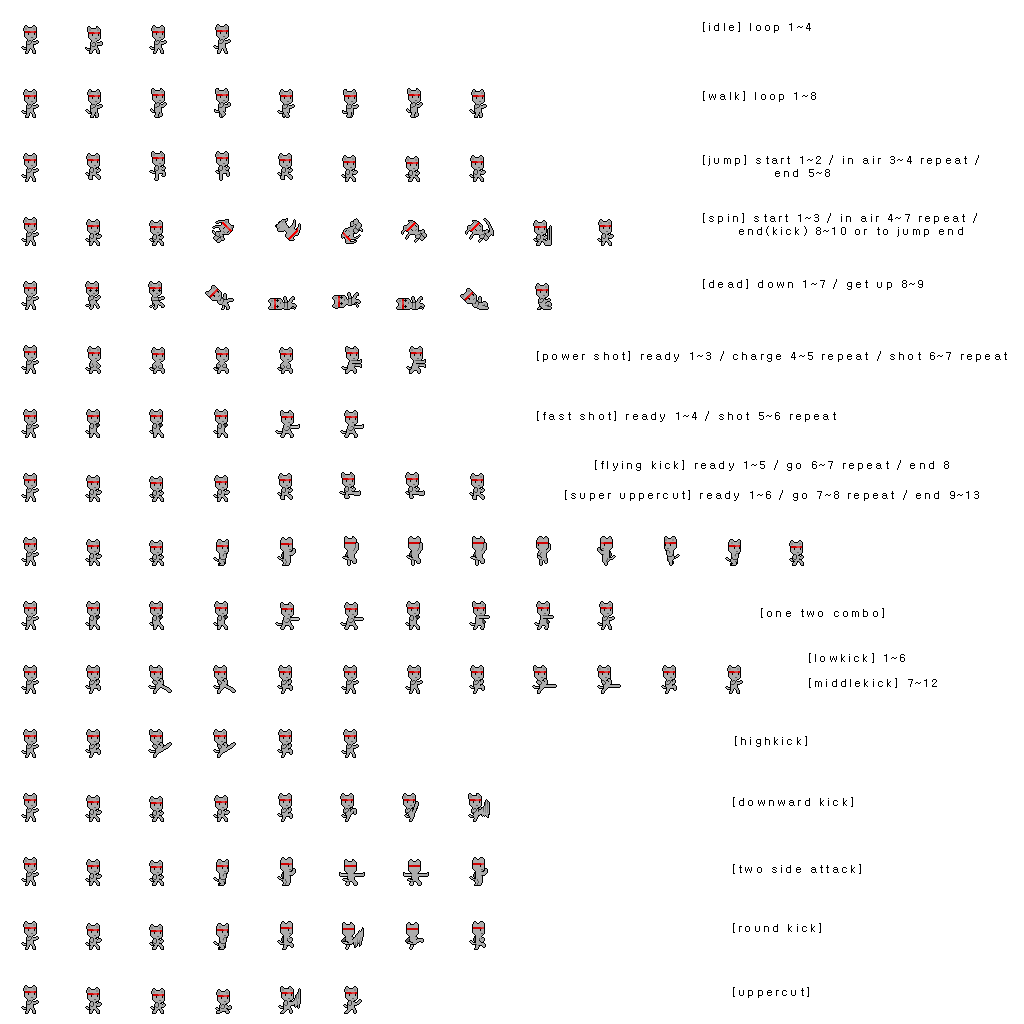
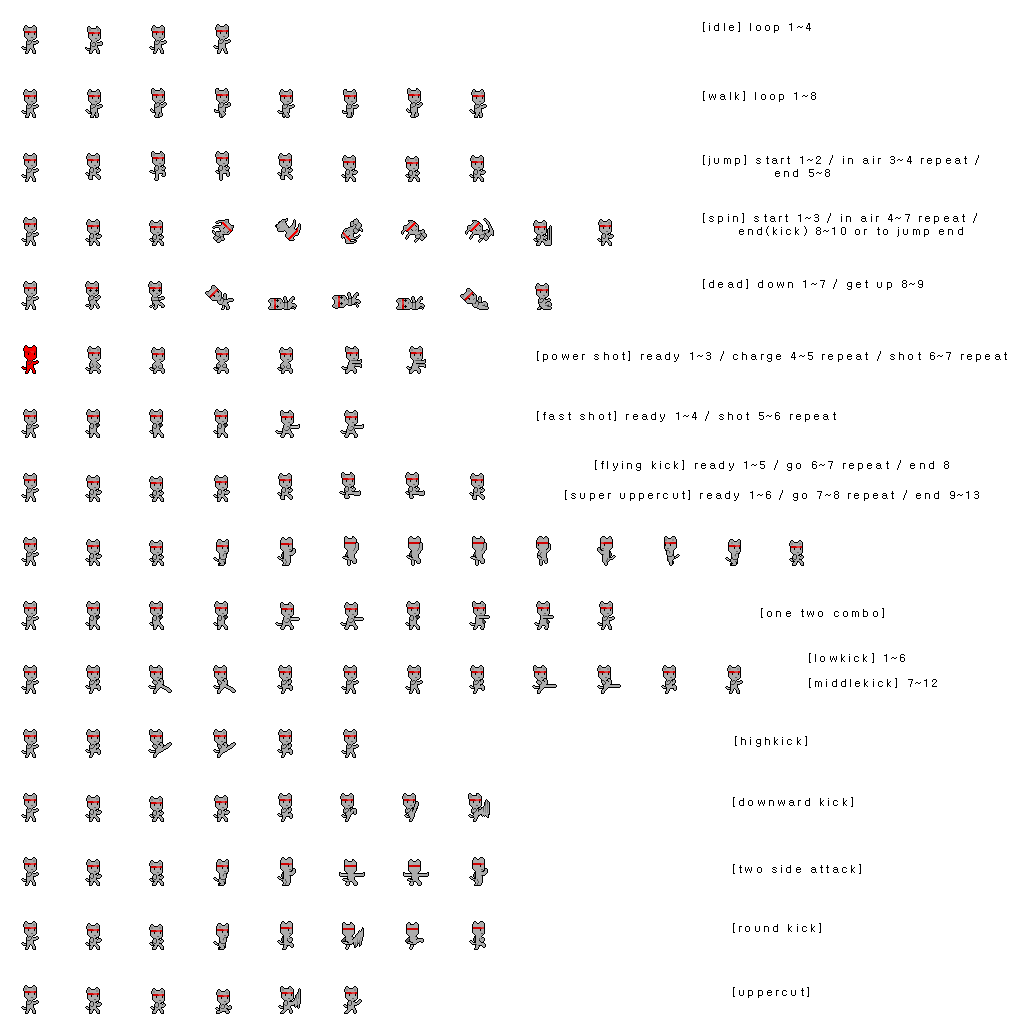
Comparing the layer stacks of the two 1024px x 1024px images. Changes:
added layer "gettinghit" (darker color) above "graycolor" over [22, 346, 38, 373]
